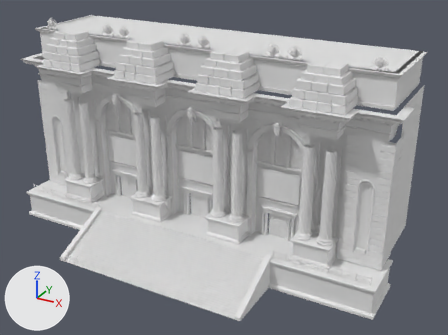
The Blender file assets/exterior/source/front.blend as it was, and as the next commit left it.
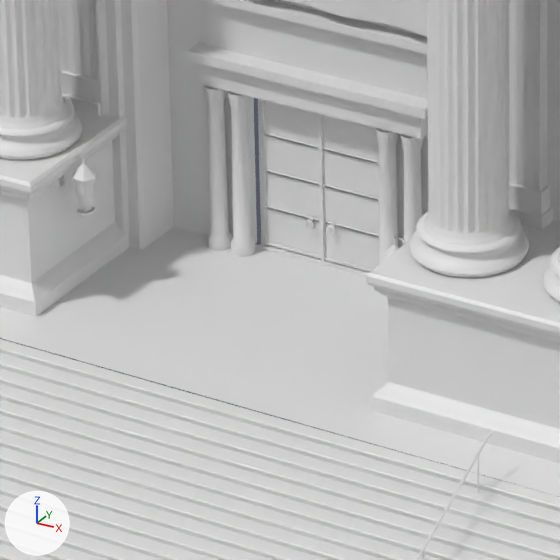
Each version is shown whole from a 50 mm lens placed at (46.6, -85.1, 47.7), pointed at (4.9, -9.2, 9.7), then close up on the part from 35% to 51% of the width and 54% to 76% of the height. The axes (+X, +Y, +Z) are drawn at lower left. The lights are the same throughout. The last two pictures show the newer version.

The scene before the commit, as lines of its bpy script (objects in view):
```python
ob_front_ext_ashlar = bpy.data.objects.new('Front_ext_ashlar', me_front_ext_ashlar)
ob_front_ext_ashlar.location = (0.0, 0.0, 0.0)
ob_front_ext_bronze = bpy.data.objects.new('Front_ext_bronze', me_front_ext_bronze)
ob_front_ext_bronze.location = (0.0, 0.0, 0.0)
ob_front_ext_door = bpy.data.objects.new('Front_ext_door', me_front_ext_door)
ob_front_ext_door.location = (0.0, 0.0, 0.0)
ob_front_ext_paving = bpy.data.objects.new('Front_ext_paving', me_front_ext_paving)
ob_front_ext_paving.location = (0.0, 0.0, 0.0)
ob_front_ext_riser = bpy.data.objects.new('Front_ext_riser', me_front_ext_riser)
ob_front_ext_riser.location = (0.0, 0.0, 0.0)
# me_front_ext_ashlar
# before: 757 (-1.8, -8.6, 0.0) at pixel (257, 242), 761 (1.8, -8.6, 0.0)
# also in view: 'Front_ext_granite' at (0.0, -19.8, -2.2); 'Front_ext_stone' at (0.0, -5.9, 11.6); 'Front_ext_trim' at (0.0, -11.1, 12.8); 'Front_ext_shaft' at (0.0, -11.6, 10.1); 'Front_ext_banner' at (0.0, -9.2, 8.6)
```
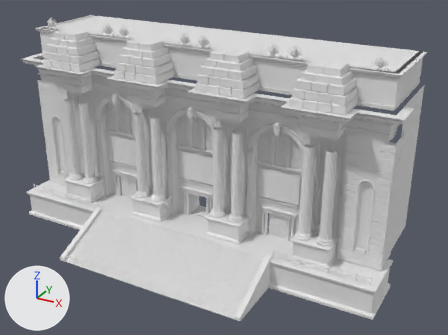
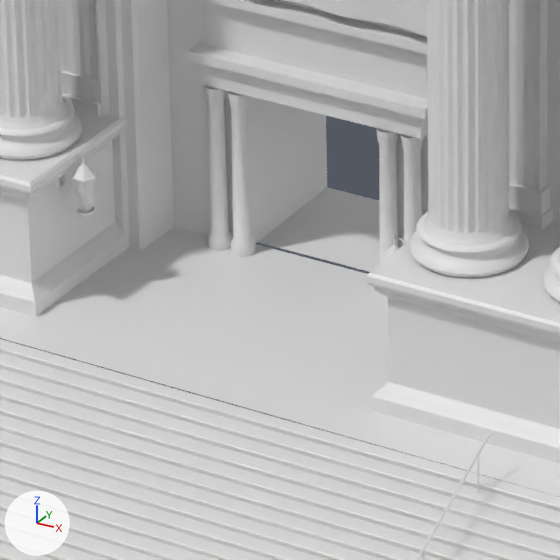
What changed in the scene script:
```text
Change me_front_ext_ashlar:
    used by ob_front_ext_ashlar; location = (0.0, 0.0, 0.0)
    verts and faces of me_front_ext_ashlar; kept vertices keep their numbers, new ones are numbered from 839
    remove me_front_ext_ashlar.from_pydata(...)  # 839 vertices, 494 faces; spans x -30.8..30.8, y -24.6..4.0, z -4.5..27.1
    add me_front_ext_ashlar.from_pydata(...)  # 853 vertices, 496 faces; spans x -30.8..30.8, y -24.6..4.0, z -4.5..27.1
    me_front_ext_ashlar part 1
    add verts[839] = (-2.4, -5.6, 0.0)
    add verts[840] = (-2.4, -8.6, 0.0)
    add verts[841] = (-2.4, -5.6, 3.9)
    add verts[842] = (-2.4, -8.6, 3.9)
    add verts[843] = (-1.8, -5.6, 0.0)  # pixel (327, 187)
    add verts[844] = (-1.8, -5.6, 3.9)
    add verts[845] = (-1.8, -8.6, 3.9)
    add verts[846] = (1.8, -5.6, 0.0)
    add verts[847] = (1.8, -5.6, 3.9)
    add verts[848] = (1.8, -8.6, 3.9)
    add verts[849] = (2.4, -5.6, 0.0)
    add verts[850] = (2.4, -8.6, 0.0)
    add verts[851] = (2.4, -5.6, 3.9)
    add verts[852] = (2.4, -8.6, 3.9)
    add faces += [(757, 843, 844, 845), (761, 848, 847, 846)]
Change me_front_ext_bronze:
    used by ob_front_ext_bronze; location = (0.0, 0.0, 0.0)
    remove me_front_ext_bronze.from_pydata(...)  # 8182 vertices, 6925 faces; spans x -30.2..30.2, y -14.7..-8.7, z 0.0..17.5
    add me_front_ext_bronze.from_pydata(...)  # 7186 vertices, 5979 faces; spans x -30.2..30.2, y -14.7..-8.7, z 0.0..17.5
    me_front_ext_bronze part 2: 46 loose pieces with 996 vertices, spanning x -1.6..1.6, y -8.9..-8.7, z 0.0..3.9, are deleted
Change me_front_ext_paving:
    used by ob_front_ext_paving; location = (0.0, 0.0, 0.0)
    verts and faces of me_front_ext_paving; kept vertices keep their numbers, new ones are numbered from 16
    remove me_front_ext_paving.from_pydata(...)  # 16 vertices, 2 faces; spans x -30.4..30.4, y -14.9..4.0, z -0.5..27.6
    add me_front_ext_paving.from_pydata(...)  # 24 vertices, 3 faces; spans x -30.4..30.4, y -14.9..4.0, z -0.5..27.6
    me_front_ext_paving part 3
    add verts[16] = (-1.8, -5.6, -0.5)
    add verts[17] = (-1.8, -8.6, -0.5)
    add verts[18] = (-1.8, -5.6, 0.0)  # pixel (327, 187)
    add verts[19] = (-1.8, -8.6, 0.0)  # pixel (257, 242)
    add verts[20] = (1.8, -5.6, -0.5)
    add verts[21] = (1.8, -8.6, -0.5)
    add verts[22] = (1.8, -5.6, 0.0)
    add verts[23] = (1.8, -8.6, 0.0)
    add faces += [(18, 19, 23, 22)]
Change me_front_ext_door:
    used by ob_front_ext_door; location = (0.0, 0.0, 0.0)
    remove me_front_ext_door.from_pydata(...)  # 112 vertices, 28 faces; spans x -27.7..27.7, y -10.6..-8.8, z 0.2..4.2
    add me_front_ext_door.from_pydata(...)  # 80 vertices, 20 faces; spans x -27.7..27.7, y -10.6..-8.8, z 0.2..4.2
    me_front_ext_door part 4: 8 loose pieces with 32 vertices, spanning x -1.4..1.4, y -8.8, z 0.2..3.7, are deleted
```

Changed parts and their boxes (x1, y1, x2, y2) in the close-ups (560 x 560 px):
'Front_ext_door', reshaped (not visible afterwards)
    before: (264, 100, 379, 270)
'Front_ext_bronze', reshaped
    before: (60, 99, 406, 277)
    after: (60, 153, 406, 261)
part 1 of me_front_ext_ashlar, added
    after: (254, 98, 327, 242)
part 2 of me_front_ext_bronze, deleted
    before: (258, 99, 380, 277)
part 3 of me_front_ext_paving, added
    after: (258, 187, 380, 272)
